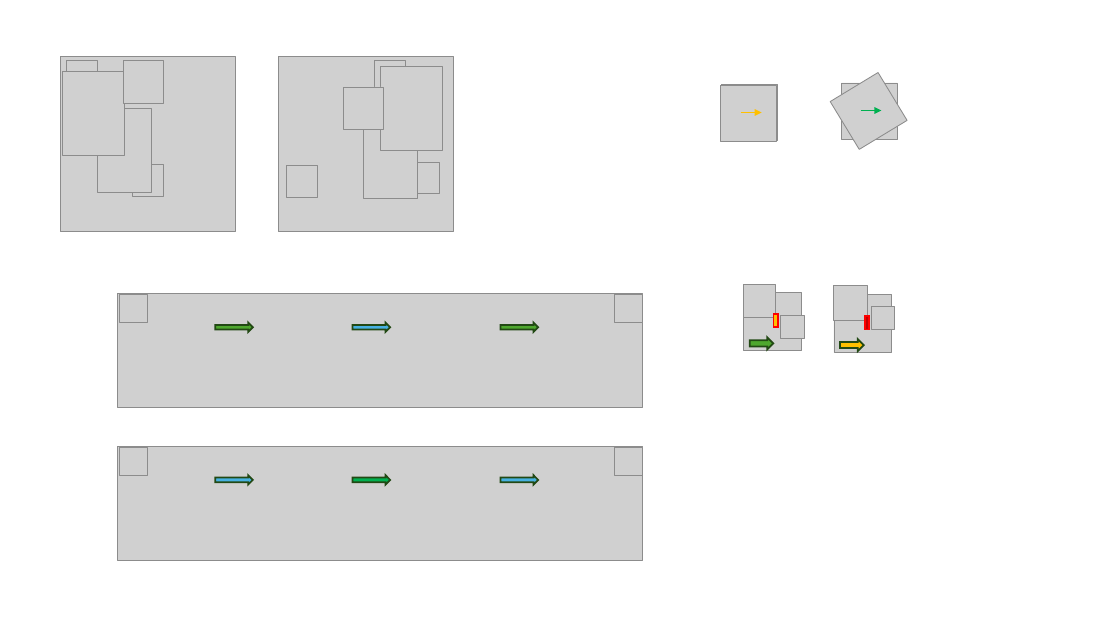
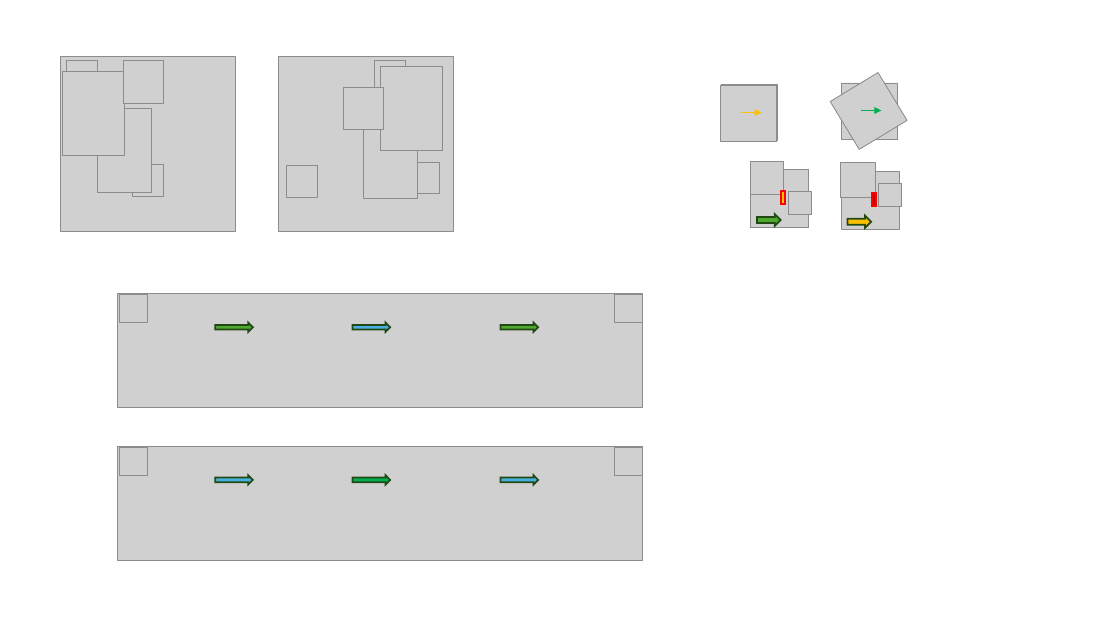
Before and after one commit to LiuYuancheng/Power_Grid_Simulation_System, a slide deck: slide 5 of designDoc/designDoc.pptx. Drawn at 1120x630 pixels with LibreOffice and Linux fonts; fonts in the diff are those of the drawing; grey boxes stand for pictures; background and template pictures are left out. Boxes give left, top, right and bottom in pixels: in the first picture for what was removed or moved away, otherwise in the second. Text is boxed around its words. In the diff, an @@ line names an element or a change of style, - is before the commit and + after.

```diff
--- a/designDoc/designDoc.pptx
+++ b/designDoc/designDoc.pptx
@@ 4 pictures, 2 rectangles, 1 left arrow: place and size @@
-4 pictures, 2 rectangles, 1 left arrow at [744, 285, 894, 351]
+4 pictures, 2 rectangles, 1 left arrow at [750, 161, 902, 228]
@@ 2 pictures, 1 left arrow: place and size @@
-2 pictures, 1 left arrow at [833, 286, 892, 353]
+2 pictures, 1 left arrow at [841, 162, 900, 229]
```
Also in this commit, not shown: 2 slides added, 1 slide removed, 4 other files.
